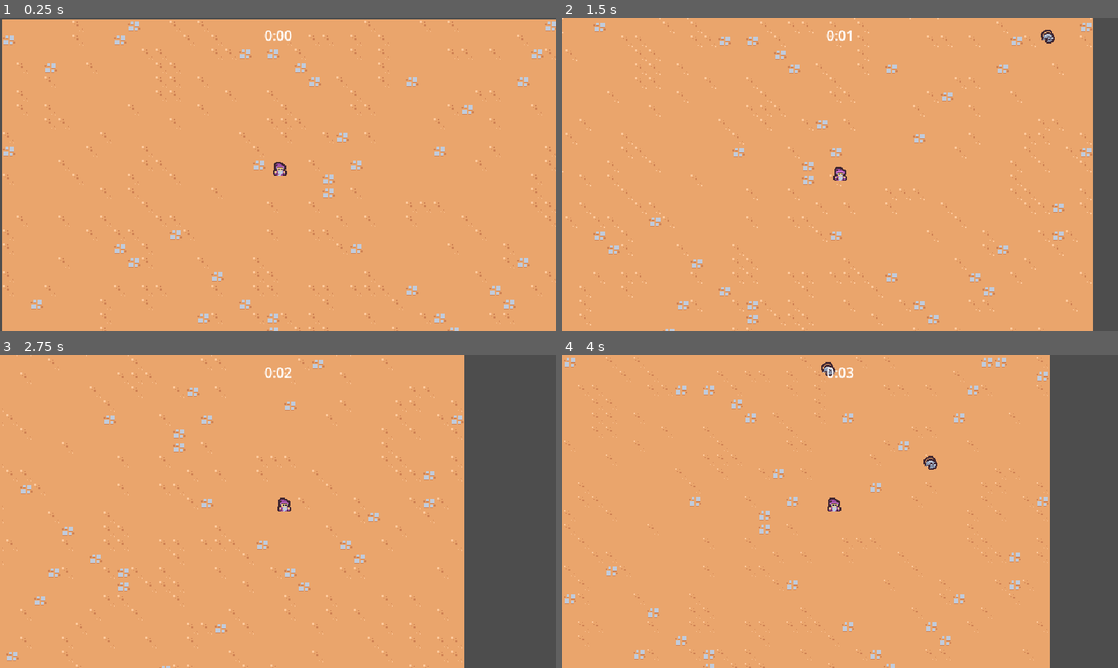
Above: before the commit, frames 1-4 (two rows, left to right).
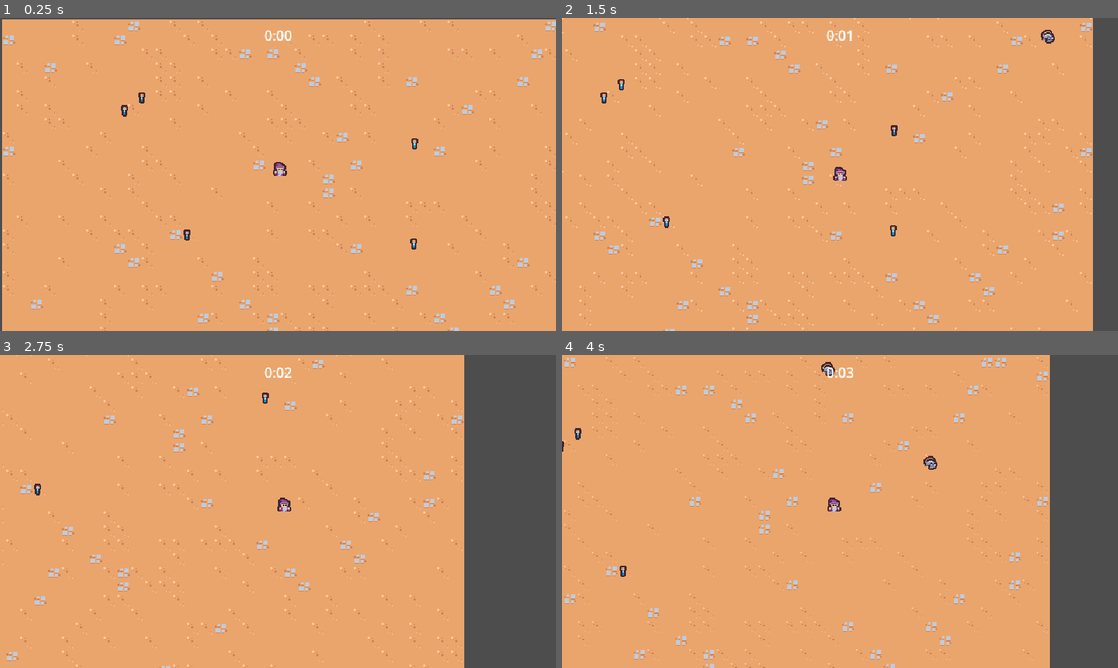
Above: after the commit, the same moments.

Repository: camd67/survivors-clone
Game: Godot game, scene res://scenes/main/main.tscn
Two runs of this game, one before a commit and one after it. Both use one fixed random seed, a clock stepped at 60 frames per second and the inputs below.
Inputs:
- Up to frame 1 (0.25 s): no input
- Up to frame 2 (1.5 s): hold D (move_right) 0.53-1.28 s; hold S (move_down) from 1.28 s (still down)
- Up to frame 3 (2.75 s): release S (move_down) at 2.03 s; hold D (move_right) from 2.03 s (still down)
- Up to frame 4 (4 s): release D (move_right) at 2.78 s; hold W (move_up) 2.78-3.53 s; hold A (move_left) from 3.53 s (still down)

The runs differ from the first frame. In frame 1, 0.2% of the frame differs, in the area x 21-76%, y 23-74%; in frame 2, 0.2%; in frame 3, less than 0.1%; in frame 4, less than 0.1%.

Commit message:
Lesson 16: Experience vial

Diff:
--- a/project.godot
+++ b/project.godot
@@ -61,6 +61,7 @@
 2d_physics/layer_2="Player"
 2d_physics/layer_3="Enemy"
 2d_physics/layer_4="EnemyCollision"
+2d_physics/layer_5="PlayerPickup"
 
 [rendering]
 
--- a/scenes/basic_enemy/basic_enemy.tscn
+++ b/scenes/game_object/basic_enemy/basic_enemy.tscn
@@ -1,7 +1,7 @@
 [gd_scene load_steps=5 format=3 uid="uid://bmn4yxj3stfwr"]
 
-[ext_resource type="Texture2D" uid="uid://i4fd1nmc8dsd" path="res://scenes/basic_enemy/basic_enemy.png" id="1_achbw"]
-[ext_resource type="Script" path="res://scenes/basic_enemy/basic_enemy.gd" id="1_ogpgs"]
+[ext_resource type="Texture2D" uid="uid://i4fd1nmc8dsd" path="res://scenes/game_object/basic_enemy/basic_enemy.png" id="1_achbw"]
+[ext_resource type="Script" path="res://scenes/game_object/basic_enemy/basic_enemy.gd" id="1_ogpgs"]
 
 [sub_resource type="CircleShape2D" id="CircleShape2D_muxu0"]
 radius = 12.0
--- /dev/null
+++ b/scenes/game_object/experience_vial/experience_vial.gd
@@ -0,0 +1,9 @@
+extends Node2D
+
+
+func _ready():
+	$Area2D.area_entered.connect(on_area_entered)
+
+
+func on_area_entered(other: Area2D):
+	queue_free()
--- /dev/null
+++ b/scenes/game_object/experience_vial/experience_vial.tscn
@@ -0,0 +1,21 @@
+[gd_scene load_steps=4 format=3 uid="uid://c27wd6xgrsgtr"]
+
+[ext_resource type="Texture2D" uid="uid://j7pufhgkj6n1" path="res://scenes/game_object/experience_vial/experience_vial.png" id="1_pijci"]
+[ext_resource type="Script" path="res://scenes/game_object/experience_vial/experience_vial.gd" id="1_tcsi3"]
+
+[sub_resource type="CircleShape2D" id="CircleShape2D_540ft"]
+radius = 16.0
+
+[node name="ExperienceVial" type="Node2D"]
+script = ExtResource("1_tcsi3")
+
+[node name="Area2D" type="Area2D" parent="."]
+collision_layer = 0
+collision_mask = 16
+
+[node name="CollisionShape2D" type="CollisionShape2D" parent="Area2D"]
+shape = SubResource("CircleShape2D_540ft")
+debug_color = Color(0.168627, 0.627451, 0.423529, 0.419608)
+
+[node name="Sprite2D" type="Sprite2D" parent="."]
+texture = ExtResource("1_pijci")
--- a/scenes/game_camera/game_camera.tscn
+++ b/scenes/game_object/game_camera/game_camera.tscn
@@ -1,6 +1,6 @@
 [gd_scene load_steps=2 format=3 uid="uid://dtprosgyj5006"]
 
-[ext_resource type="Script" path="res://scenes/game_camera/game_camera.gd" id="1_lf82b"]
+[ext_resource type="Script" path="res://scenes/game_object/game_camera/game_camera.gd" id="1_lf82b"]
 
 [node name="GameCamera" type="Camera2D"]
 script = ExtResource("1_lf82b")
--- a/scenes/player/player.tscn
+++ b/scenes/game_object/player/player.tscn
@@ -1,8 +1,11 @@
-[gd_scene load_steps=5 format=3 uid="uid://dtg3vxagmiomm"]
+[gd_scene load_steps=6 format=3 uid="uid://dtg3vxagmiomm"]
 
-[ext_resource type="Texture2D" uid="uid://c5ndpwtmmwc" path="res://scenes/player/player.png" id="1_0ab2r"]
-[ext_resource type="Script" path="res://scenes/player/player.gd" id="1_ypp6v"]
+[ext_resource type="Texture2D" uid="uid://c5ndpwtmmwc" path="res://scenes/game_object/player/player.png" id="1_0ab2r"]
+[ext_resource type="Script" path="res://scenes/game_object/player/player.gd" id="1_ypp6v"]
 [ext_resource type="PackedScene" uid="uid://b8jaxqiqukwmj" path="res://scenes/ability/sword_abililty_controller/sword_abililty_controller.tscn" id="3_fa4rm"]
+
+[sub_resource type="CircleShape2D" id="CircleShape2D_hev7r"]
+radius = 32.0
 
 [sub_resource type="CircleShape2D" id="CircleShape2D_e5lco"]
 radius = 6.0
@@ -14,6 +17,15 @@
 
 [node name="AbililtyManager" type="Node" parent="."]
 
+[node name="Area2D" type="Area2D" parent="."]
+collision_layer = 16
+collision_mask = 0
+
+[node name="CollisionShape2D" type="CollisionShape2D" parent="Area2D"]
+position = Vector2(0, -6)
+shape = SubResource("CircleShape2D_hev7r")
+debug_color = Color(0.239216, 0.619608, 0.411765, 0.419608)
+
 [node name="Sprite2D" type="Sprite2D" parent="."]
 texture = ExtResource("1_0ab2r")
 offset = Vector2(0, -8)
--- a/scenes/main/main.tscn
+++ b/scenes/main/main.tscn
@@ -1,11 +1,12 @@
-[gd_scene load_steps=7 format=3 uid="uid://b85npxu8jmy6n"]
+[gd_scene load_steps=8 format=3 uid="uid://b85npxu8jmy6n"]
 
-[ext_resource type="PackedScene" uid="uid://dtg3vxagmiomm" path="res://scenes/player/player.tscn" id="1_2unh3"]
+[ext_resource type="PackedScene" uid="uid://dtg3vxagmiomm" path="res://scenes/game_object/player/player.tscn" id="1_2unh3"]
 [ext_resource type="TileSet" uid="uid://dtyy32skcnkso" path="res://resources/tileset.tres" id="1_cr1ta"]
 [ext_resource type="PackedScene" uid="uid://wxukhk1lpdgw" path="res://scenes/ui/arena_time_ui.tscn" id="1_jhg5g"]
 [ext_resource type="PackedScene" uid="uid://be8rxdmac1joq" path="res://scenes/manager/arena_time_manager.tscn" id="2_2nbii"]
-[ext_resource type="PackedScene" uid="uid://dtprosgyj5006" path="res://scenes/game_camera/game_camera.tscn" id="3_1l07m"]
+[ext_resource type="PackedScene" uid="uid://dtprosgyj5006" path="res://scenes/game_object/game_camera/game_camera.tscn" id="3_1l07m"]
 [ext_resource type="PackedScene" uid="uid://627ljqx6mqve" path="res://scenes/manager/enemy_manager.tscn" id="4_87fmu"]
+[ext_resource type="PackedScene" uid="uid://c27wd6xgrsgtr" path="res://scenes/game_object/experience_vial/experience_vial.tscn" id="7_op6dp"]
 
 [node name="Main" type="Node"]
 
@@ -25,3 +26,18 @@
 
 [node name="Player" parent="." instance=ExtResource("1_2unh3")]
 position = Vector2(320, 180)
+
+[node name="ExperienceVial" parent="." instance=ExtResource("7_op6dp")]
+position = Vector2(213, 248)
+
+[node name="ExperienceVial2" parent="." instance=ExtResource("7_op6dp")]
+position = Vector2(474, 258)
+
+[node name="ExperienceVial3" parent="." instance=ExtResource("7_op6dp")]
+position = Vector2(475, 143)
+
+[node name="ExperienceVial4" parent="." instance=ExtResource("7_op6dp")]
+position = Vector2(141, 105)
+
+[node name="ExperienceVial5" parent="." instance=ExtResource("7_op6dp")]
+position = Vector2(161, 90)
--- a/scenes/manager/enemy_manager.tscn
+++ b/scenes/manager/enemy_manager.tscn
@@ -1,7 +1,7 @@
 [gd_scene load_steps=3 format=3 uid="uid://627ljqx6mqve"]
 
 [ext_resource type="Script" path="res://scenes/manager/enemy_manager.gd" id="1_tp2im"]
-[ext_resource type="PackedScene" uid="uid://bmn4yxj3stfwr" path="res://scenes/basic_enemy/basic_enemy.tscn" id="2_2nkfy"]
+[ext_resource type="PackedScene" uid="uid://bmn4yxj3stfwr" path="res://scenes/game_object/basic_enemy/basic_enemy.tscn" id="2_2nkfy"]
 
 [node name="EnemyManager" type="Node"]
 script = ExtResource("1_tp2im")
Renamed: scenes/basic_enemy/basic_enemy.gd -> scenes/game_object/basic_enemy/basic_enemy.gd
Renamed: scenes/basic_enemy/basic_enemy.png -> scenes/game_object/basic_enemy/basic_enemy.png
Not shown, changed: scenes/game_object/basic_enemy/basic_enemy.png.import
Binary file added: scenes/game_object/experience_vial/experience_vial.png
Not shown, added: scenes/game_object/experience_vial/experience_vial.png.import
Renamed: scenes/game_camera/game_camera.gd -> scenes/game_object/game_camera/game_camera.gd
Renamed: scenes/player/player.gd -> scenes/game_object/player/player.gd
Renamed: scenes/player/player.png -> scenes/game_object/player/player.png
Not shown, changed: scenes/game_object/player/player.png.import
